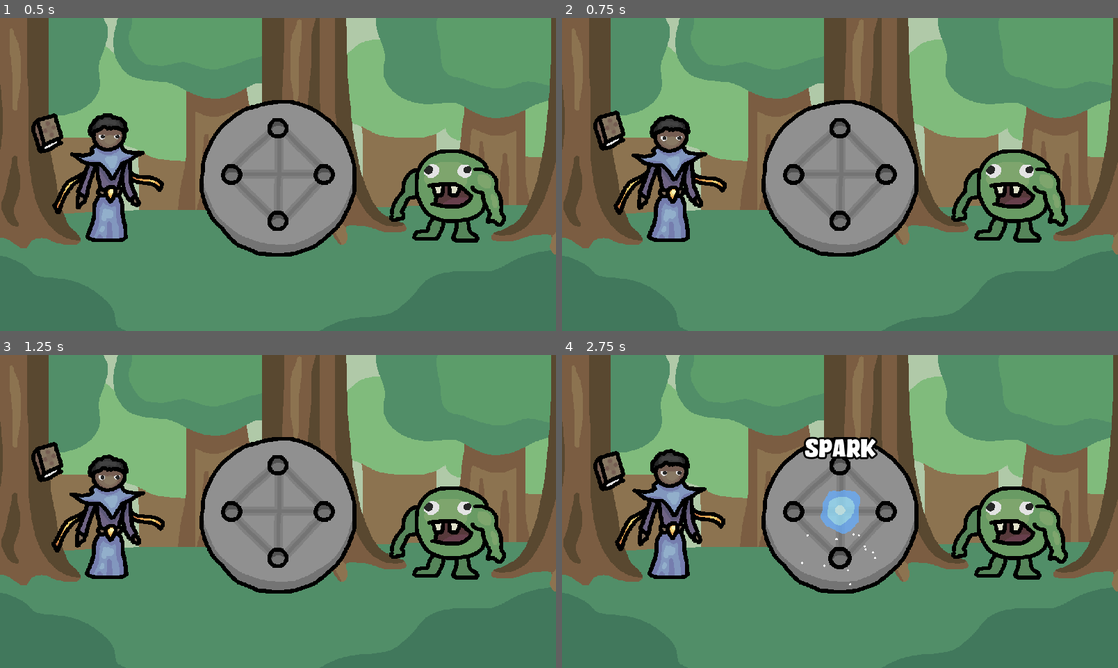
Above: before the commit, frames 1-4 (two rows, left to right).
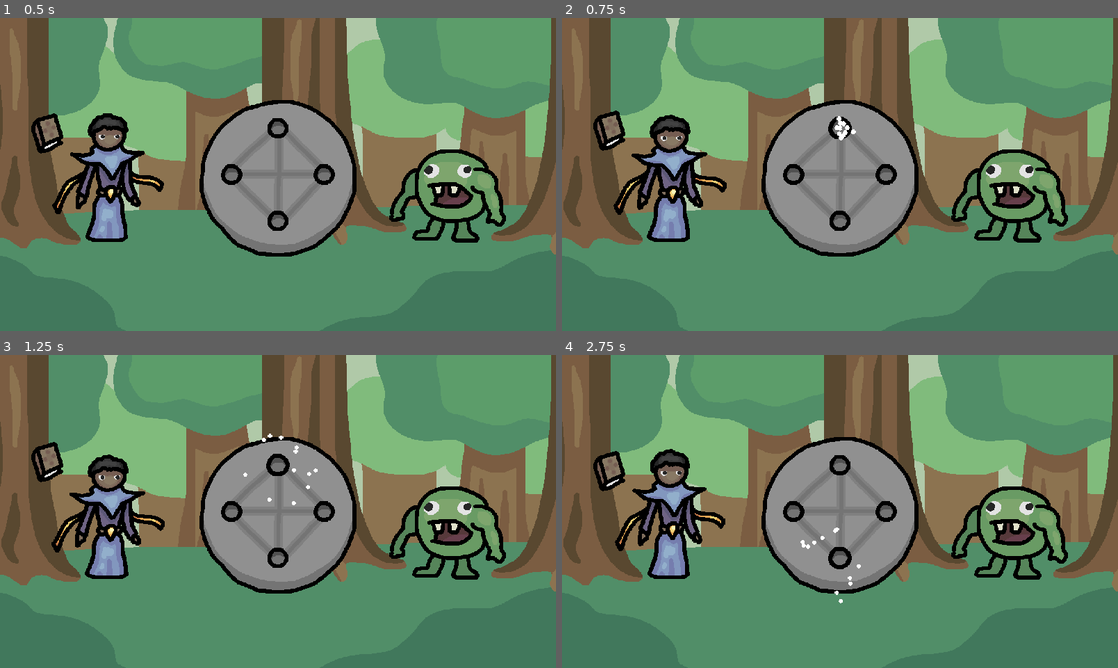
Above: after the commit, the same moments.

Repository: fredrikgson/Grimoire
Game: Godot game, scene res://scenes/Battle.tscn
The game is run twice, just before and just after one commit, with the same random seed, the same clock (stepped at 60 frames per second) and the same inputs.
Inputs (mouse positions are in pixels of both pictures, inside the frame that each line leads up to):
- Up to frame 1 (0.5 s): no input
- Up to frame 2 (0.75 s): move the mouse to (840, 127) at 0.52 s; click (840, 127) at 0.67 s
- Up to frame 3 (1.25 s): no input
- Up to frame 4 (2.75 s): move the mouse to (884, 511) at 1.27 s; click (884, 511) at 1.42 s; move the mouse to (840, 558) at 2.02 s; click (840, 558) at 2.17 s

Frame 1 is identical in both runs. In frame 2, 0.1% of the frame differs, in the area x 47-53%, y 31-40%; in frame 3, 0.2%; in frame 4, 1.7%, in the area x 42-57%, y 26-80%.

Commit message:
Refactor line code to support drag and release

Diff:
--- a/prefab/Rune/Rune.gd
+++ b/prefab/Rune/Rune.gd
@@ -21,11 +21,14 @@
 	# Hook up signals
 	for rune_point in rune_points:
 		rune_points[rune_point].mouse_over.connect(rune_point_mouse_over)
-		rune_points[rune_point].left_mouse_button_clicked.connect(rune_point_clicked)
+		rune_points[rune_point].left_mouse_button_down.connect(rune_point_clicked)
 
 func rune_point_mouse_over(rune_point:RunePoint):
 	if line_has_points():
 		add_point(rune_point)
+
+		if len(rune_points_in_line) > 3:
+			line.self_modulate = Color.AQUAMARINE
 
 func rune_point_clicked(rune_point:RunePoint):
 	if not line_has_points() and prevent_new_point_timer.is_stopped():
@@ -37,15 +40,16 @@
 		line.points[-1] = self.get_local_mouse_position()
 
 func _input(event):
-	if event is InputEventMouseButton and event.is_pressed():
-		if line_has_points():
-			if event.button_index == MOUSE_BUTTON_LEFT and len(rune_points_in_line) > 1:
+	if event is InputEventMouseButton and event.is_released():
+		if event.button_index == MOUSE_BUTTON_LEFT:
+			# handle mouse release
+			if len(rune_points_in_line) > 3:
+				# do spell
 				prevent_new_point_timer.start()
 				var spell:Spell = SpellManager.get_spell(normalize_points_sequence(rune_points_in_line))
 				icon_flasher.flash_spell(spell)
 				reset_line()
-			elif event.button_index == MOUSE_BUTTON_RIGHT:
-				prevent_new_point_timer.start()
+			else:
 				reset_line()
 
 # Helpers
@@ -66,6 +70,7 @@
 		rune_point.emit_particles()
 
 func reset_line():
+	line.self_modulate = Color.WHITE
 	rune_points_in_line.clear()
 	while line.get_point_count() > 0:
 		line.remove_point(0)
--- a/prefab/Rune/Rune.tscn
+++ b/prefab/Rune/Rune.tscn
@@ -161,6 +161,7 @@
 offset_top = -128.0
 offset_right = 40.0
 offset_bottom = -88.0
+mouse_filter = 2
 
 [node name="Label" type="Label" parent="IconFlasher/Text"]
 self_modulate = Color(1, 1, 1, 0)
--- a/prefab/Rune/RunePoint.gd
+++ b/prefab/Rune/RunePoint.gd
@@ -11,7 +11,7 @@
 
 signal mouse_over(rune_point:RunePoint)
 signal mouse_exit(rune_point:RunePoint)
-signal left_mouse_button_clicked(rune_point:RunePoint)
+signal left_mouse_button_down(rune_point:RunePoint)
 
 func _mouse_enter():
 	mouse_over.emit(self)
@@ -23,7 +23,7 @@
 func _input_event(_viewport, event, _shape_idx):
 	if event is InputEventMouseButton and event.is_pressed():
 		if event.button_index == MOUSE_BUTTON_LEFT:
-			left_mouse_button_clicked.emit(self)
+			left_mouse_button_down.emit(self)
 
 func highlight():
 	if highlight_tween:
